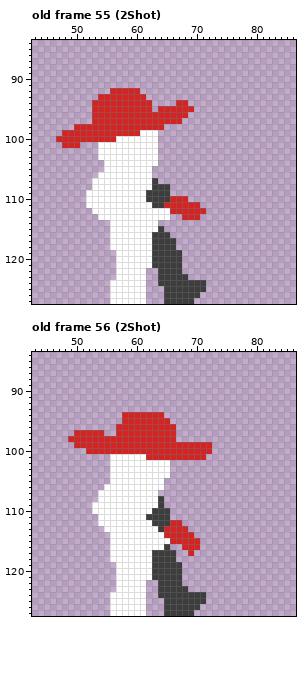
A pixel-art file gets an edit: src/Unity/Fighters/Assets/Art/Sprites/Animations/bulletTrain.aseprite. That is the earlier state.
128x128 pixels, 88 frames. Shown: old frame 55 (2Shot): x 43..86, y 84..127; old frame 56 (2Shot): x 43..86, y 84..127. The commit also changed other frames, which this record leaves out.
Now the later version:
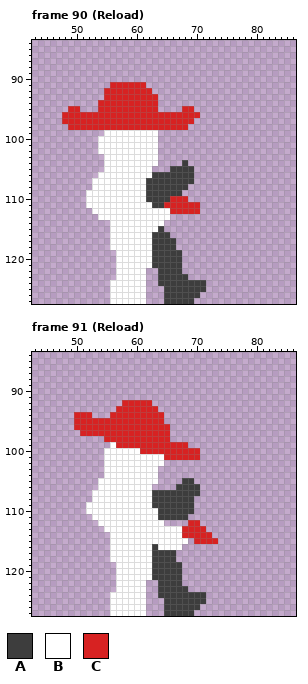
Palette (. is transparent): A #3d3d3d  B #ffffff  C #d72222
A new or re-ordered frame is compared with the old frame closest to it.
Difference:
frames 88 -> 125
Changed rows in their new state; - is an unchanged pixel.
Frame 90 (Reload) is new; against old frame 55 (2Shot), layers "Layer 2", "Layer 1":
first column x 47:
 91 ---------CCCCCC----------
 92 --------C-----CC---------
 93 -------.-------CC--------
 94 ------.---------C---..---
 95 --CC--.---------C....----
 96 -CCCCC----------------CC-
 97 -CCCCC---------------CC--
 98 --C---------------CCCC---
 99 -.......BBBBBB-----------
100 .......BBB---------------
101 -...---------------------
103 -------.-----------------
104 ---------------------A---
105 -------------------AAAA--
106 ----------------AAAAAAA--
107 ---------------A-AAAAAA--
108 ---------------A---AAA---
109 -------------------AA----
112 ------------------------.
113 ---------------------...-
114 -----------------B-------
Frame 91 (Reload) is new; against old frame 56 (2Shot), layers "Layer 2", "Layer 1":
first column x 49:
 92 ---------CCCCC-----------
 93 --------CCCCCCC----------
 94 -CCC---CC----------------
 95 -CCCCCCCC-------.--------
 96 -CCCCCCC---------.-------
 97 -.----CC---------.-------
 98 ......-----------.-------
 99 -......B------------....-
100 ---...BBBBBB----------..-
101 ------B------BBB------.--
102 ------B---------.--------
103 ------B--------..--------
104 ------B--------..--------
105 -----BB--------.---AA----
106 -----B--------..--AAAA---
107 ----B---------AAAAAAAA---
108 ----B---------A-AAAAA----
109 ---B----------A-AAAAA----
110 ---B----------B--AAAA----
111 ----B--------BB--AAA-----
112 --------------BB...-CC---
113 ---------------BBBB-CCC--
114 ----------------BBB--CCC-
115 -----------------BBB.-CCC
116 --------------A-BBB...---
117 --------------------.----
Changed places in both pictures, as pixel boxes (x1, y1, x2, y2):
changed: (56, 82, 200, 160)
changed: (146, 160, 206, 226)
changed: (68, 400, 218, 556)
